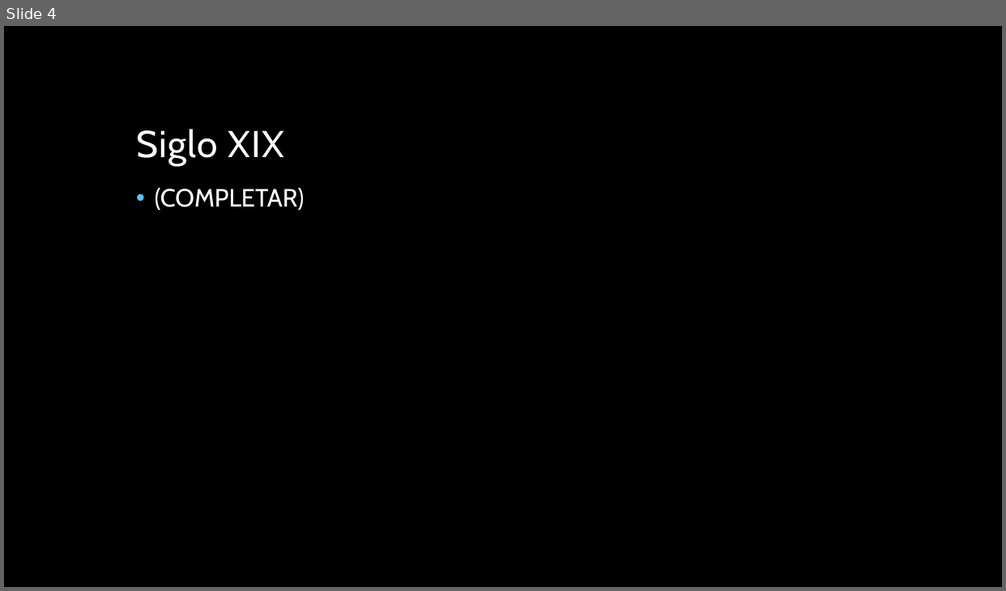
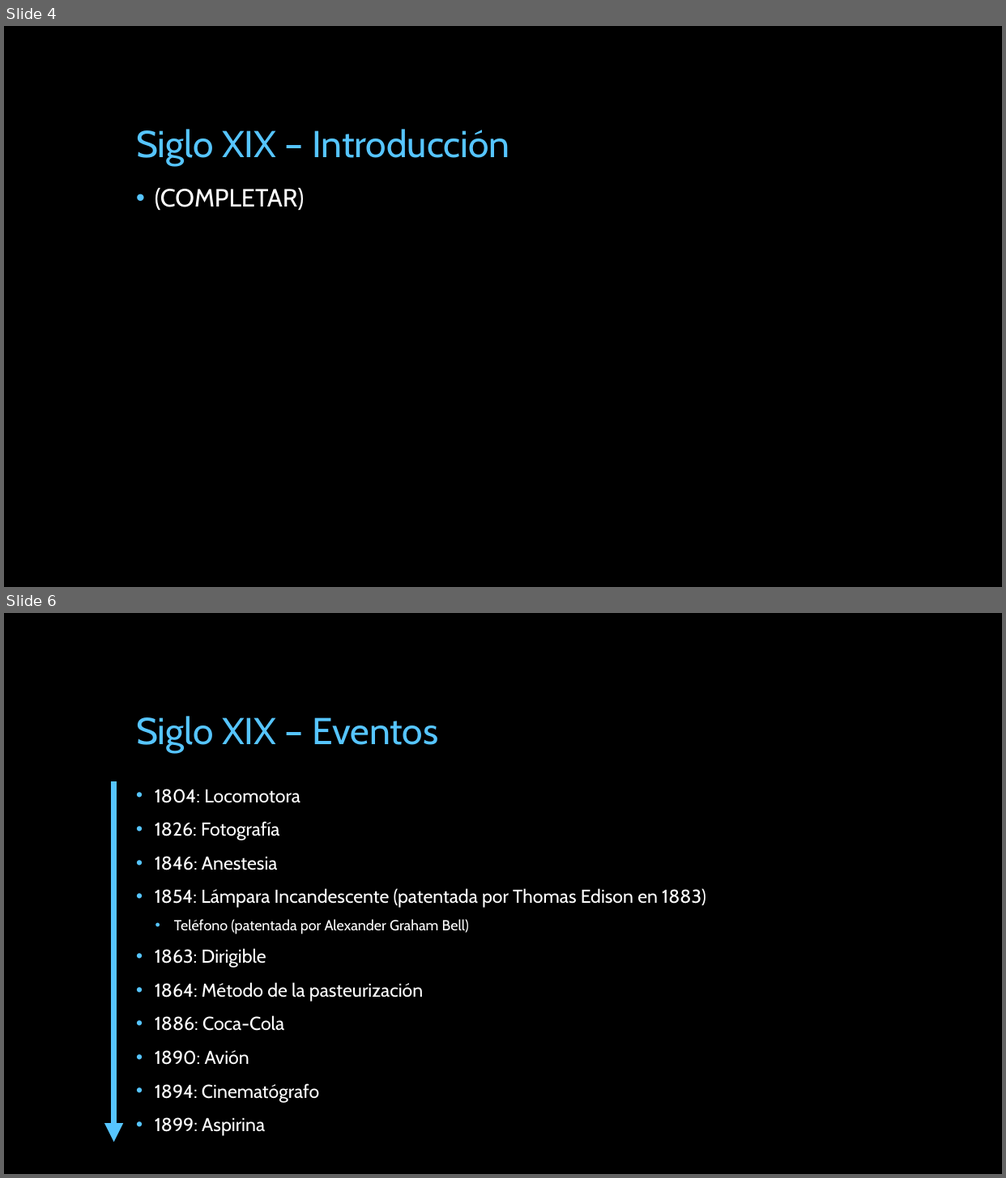
Before and after one commit to miparnisari/implantaciondesistemas, a slide deck: Presentacion/Fuga de Información en los Siglos XIX y.pptx. Shown one above the other, each under a label of ours: slide 4 before the commit, slides 4 and 6 after it; the slides between them are not shown. The pictures are 1006x591 and 1006x1178 pixels, drawn with LibreOffice and Linux fonts; fonts in the diff are those of the drawing; background and template pictures are left out. Boxes give left, top, right and bottom in pixels: in the first picture for what was removed or moved away, otherwise in the second. Text is boxed around its words. In the diff, an @@ line names an element or a change of style, - is before the commit and + after.

```diff
--- a/Presentacion/Fuga de Información en los Siglos XIX y.pptx
+++ b/Presentacion/Fuga de Información en los Siglos XIX y.pptx
@@ slide 6 added at [4, 613, 1002, 1174], background picture (left out) @@
@@ title added at [136, 716, 438, 753], 36 pt, text #56C5FF @@
+Siglo XIX – Eventos
@@ arrow added from (114, 781) to (114, 1142), #56C5FF 6 pt @@
@@ text added at [155, 789, 706, 1103], 18 pt, text #FFFFFF @@
+• 1804: Locomotora
+• 1826: Fotografía
+• 1846: Anestesia
+• 1854: Lámpara Incandescente (patentada por Thomas Edison en 1883)
+  • Teléfono (patentada por Alexander Graham Bell)
+• 1863: Dirigible
+• 1864: Método de la pasteurización
+• 1886: Coca-Cola
+• 1890: Avión
+• 1894: Cinematógrafo
+• 1899: Aspirina
@@ slide 4 changed as well @@
@@ title at [136, 129, 510, 166]: text changed; text colour #FFFFFF to #56C5FF @@
-Siglo XIX
+Siglo XIX – Introducción
```
Also in this commit, not shown: 8 other slides changed, 5 other slides added, 2 slides removed.
